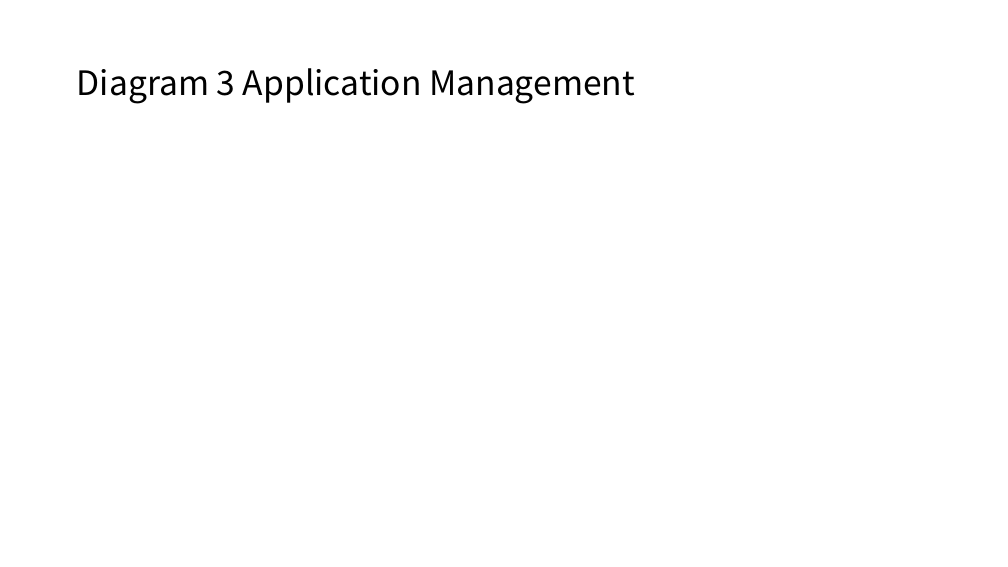
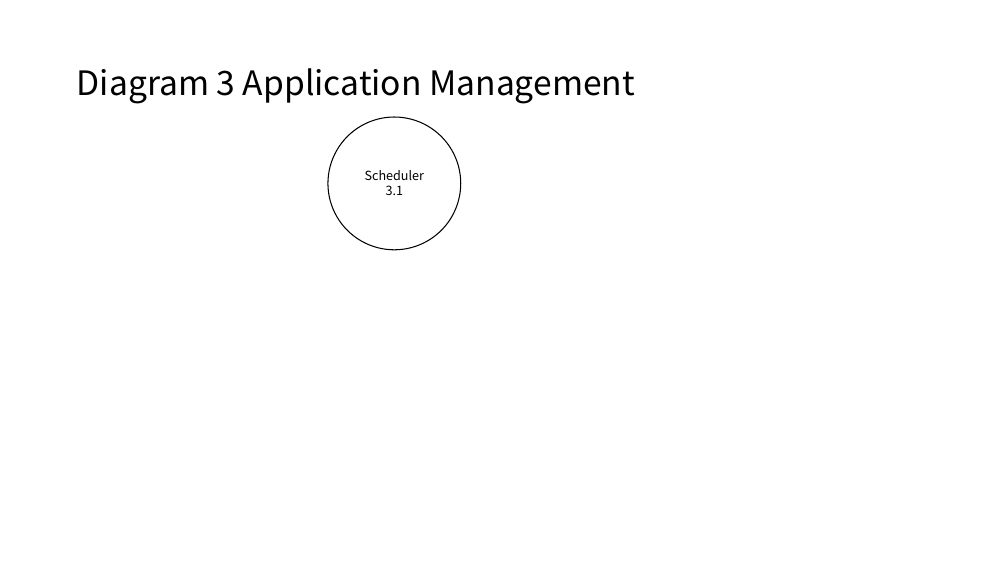
Before and after one commit to soobinjeon/MinT, a slide deck: slide 20 of doc/Framework Development Note.pptx (slide 15 before the commit). Drawn at 1008x567 pixels with LibreOffice and Linux fonts; fonts in the diff are those of the drawing. Boxes give left, top, right and bottom in pixels: in the first picture for what was removed or moved away, otherwise in the second. Text is boxed around its words. In the diff, an @@ line names an element or a change of style, - is before the commit and + after.

```diff
--- a/doc/Framework Development Note.pptx
+++ b/doc/Framework Development Note.pptx
@@ ellipse added at box(328, 117, 461, 250), outline #000000 1 pt, 12 pt, text #000000 @@
+Scheduler
+3.1
```
Also in this commit, not shown: 5 other slides changed, 5 slides added, 4 slides removed, 10 other files.
